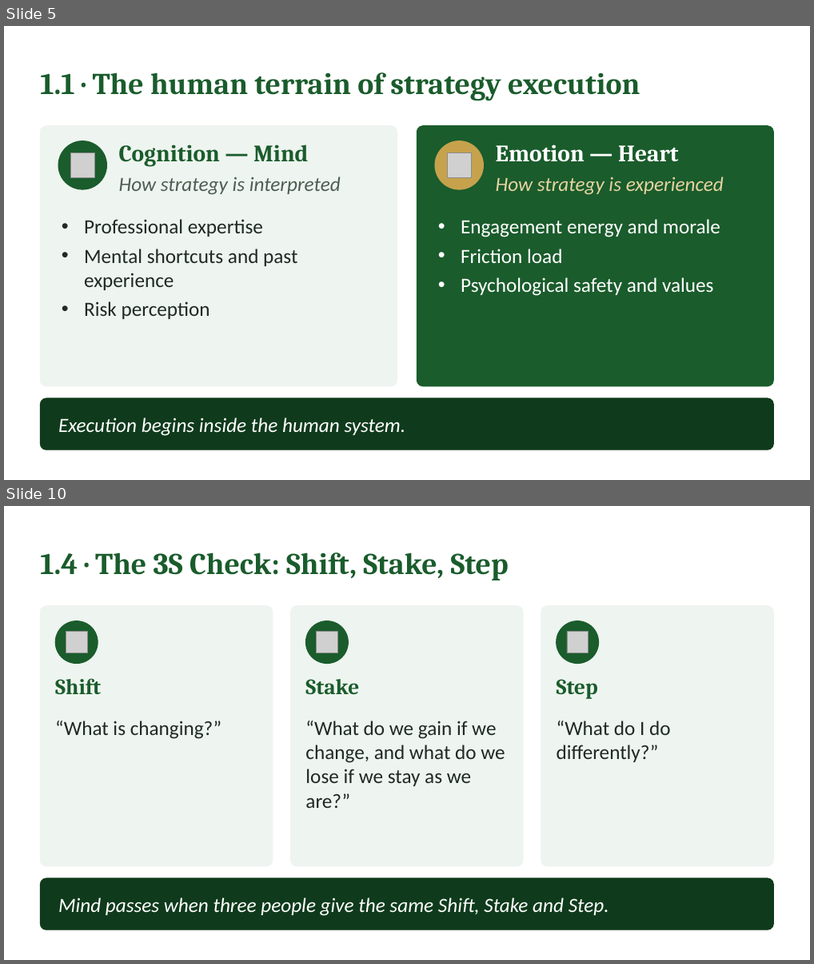
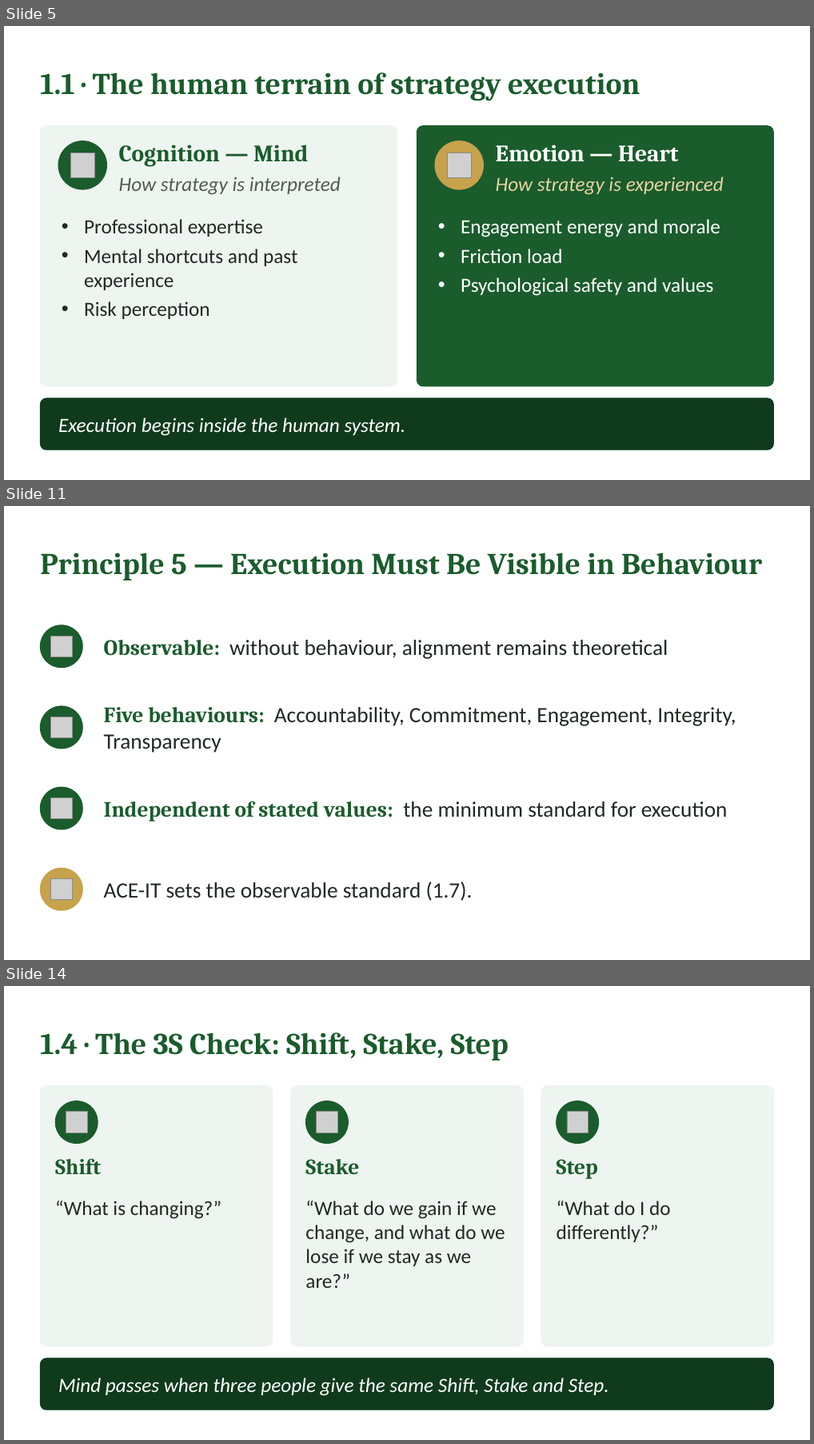
Before and after one commit to IBSL26/ibsl-platform, a slide deck: Unit decks/Unit 05 - Aligning Heart & Mind.pptx. Shown one above the other, each under a label of ours: slides 5 and 10 before the commit, slides 5, 11 and 14 after it; the slides between them are not shown. The pictures are 814x964 and 814x1444 pixels, drawn with LibreOffice and Linux fonts; fonts in the diff are those of the drawing; grey boxes stand for pictures. Boxes give left, top, right and bottom in pixels: in the first picture for what was removed or moved away, otherwise in the second. Text is boxed around its words. In the diff, an @@ line names an element or a change of style, - is before the commit and + after.

```diff
--- a/Unit decks/Unit 05 - Aligning Heart & Mind.pptx
+++ b/Unit decks/Unit 05 - Aligning Heart & Mind.pptx
@@ slide 11 added at [4, 506, 810, 960], background #FFFFFF @@
@@ text added at [40, 552, 762, 580], 36 pt, text #1A5C2C, bold @@
+Principle 5 — Execution Must Be Visible in Behaviour
@@ ellipse added at [40, 625, 82, 668], fill #1A5C2C, outline #1A5C2C 1 pt @@
@@ picture added at [51, 636, 72, 656] @@
@@ text added at [104, 640, 668, 659], 26 pt, text #1F2A22 @@
+Observable: without behaviour, alignment remains theoretical
@@ ellipse added at [40, 706, 82, 748], fill #1A5C2C, outline #1A5C2C 1 pt @@
@@ picture added at [51, 716, 72, 738] @@
@@ text added at [104, 707, 736, 752], 26 pt, text #1F2A22 @@
+Five behaviours: Accountability, Commitment, Engagement, Integrity, Transparency
@@ ellipse added at [40, 787, 82, 829], fill #1A5C2C, outline #1A5C2C 1 pt @@
@@ picture added at [51, 797, 72, 819] @@
@@ text added at [104, 800, 728, 821], 26 pt, text #1F2A22 @@
+Independent of stated values: the minimum standard for execution
@@ ellipse added at [40, 868, 82, 910], fill #C6A24C, outline #C6A24C 1 pt @@
@@ picture added at [51, 879, 72, 900] @@
@@ text added at [104, 881, 473, 900], 26 pt, text #1F2A22 @@
+ACE-IT sets the observable standard (1.7).
@@ what was slide 10 is now slide 14 @@
```
Also in this commit, not shown: 5 slides changed, 3 other slides added, 3 other files.
